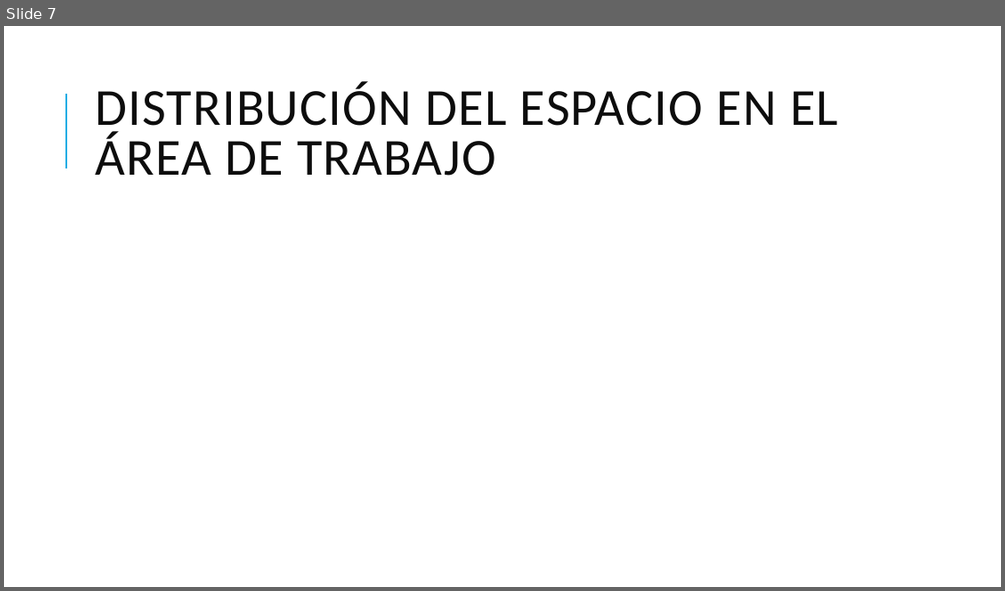
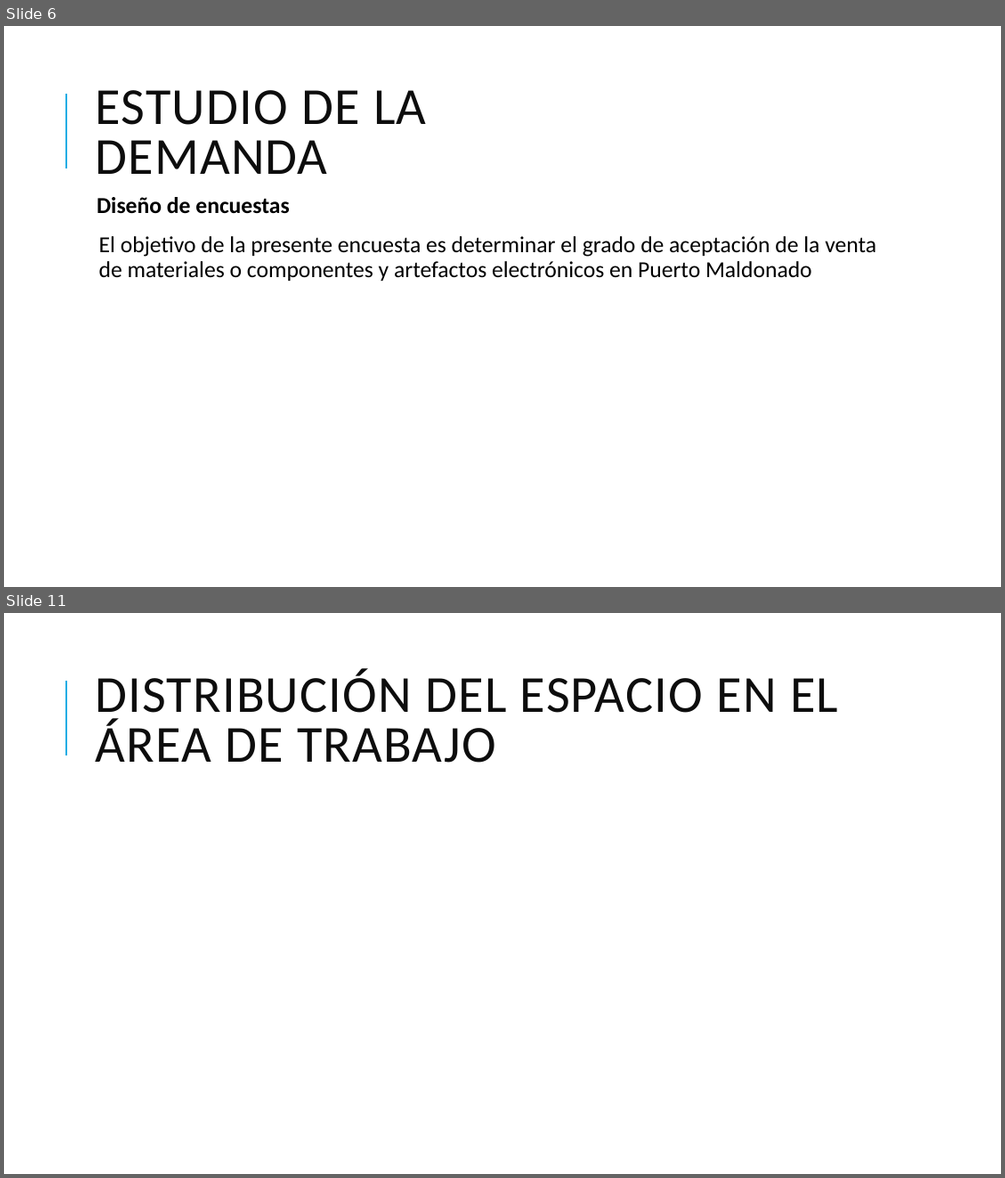
Before and after one commit to alexscito/administracion_de_empresas, a slide deck: Plan de negocios.pptx. Shown one above the other, each under a label of ours: slide 7 before the commit, slides 6 and 11 after it; the slides between them are not shown. The pictures are 1005x591 and 1005x1178 pixels, drawn with LibreOffice and Linux fonts; fonts in the diff are those of the drawing. Boxes give left, top, right and bottom in pixels: in the first picture for what was removed or moved away, otherwise in the second. Text is boxed around its words. In the diff, an @@ line names an element or a change of style, - is before the commit and + after.

```diff
--- a/Plan de negocios.pptx
+++ b/Plan de negocios.pptx
@@ slide 6 added at (4,26,1001,587), background #FFFFFF; not listed: 1 template element that a slide beside it also shows @@
@@ title added at (95,90,426,174), 50 pt, text #0D0D0D @@
+ESTUDIO DE LA DEMANDA
@@ text added at (97,197,876,281), 22 pt, text #000000 @@
+Diseño de encuestas
+  El objetivo de la presente encuesta es determinar el grado de aceptación de la venta de materiales o componentes y artefactos electrónicos en Puerto Maldonado
@@ what was slide 7 is now slide 11 @@
```
Also in this commit, not shown: 6 slides changed, 3 other slides added, 2 other files.
